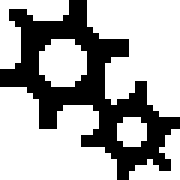
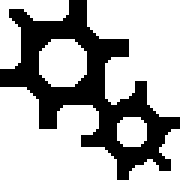
Revision of a layered 180 x 180 image; what changed, layer by layer:
added layer "Layer #3" above "Layer #1" over [9, 9, 171, 171]
hid "Layer" over [9, 9, 171, 171]
